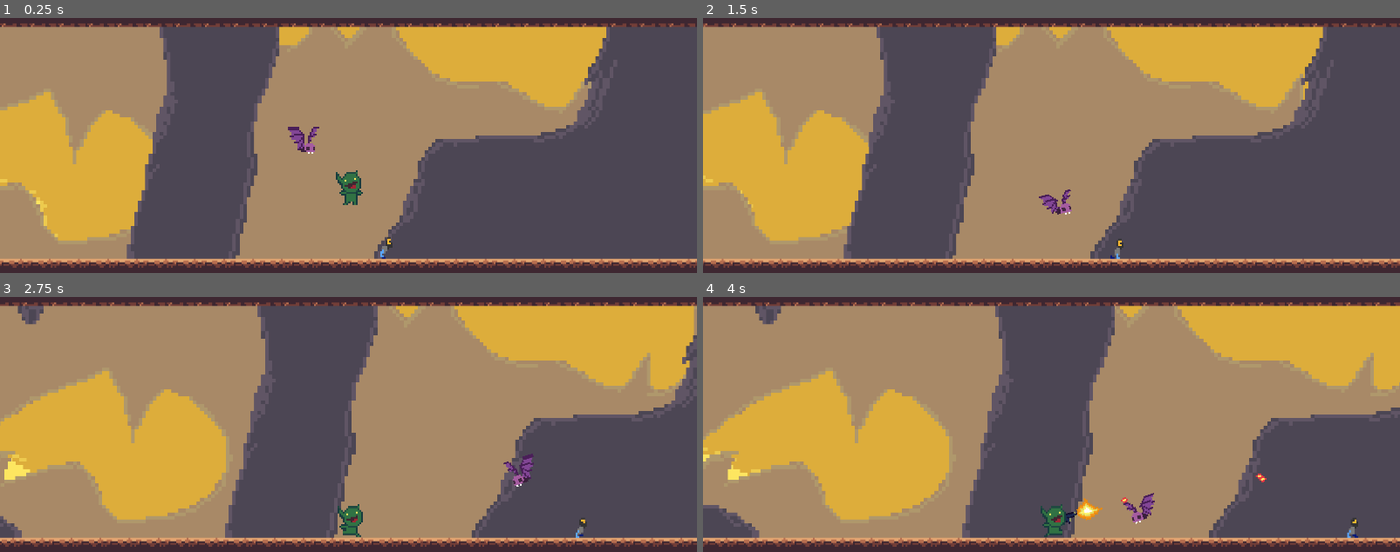
Above: before the commit, frames 1-4 (two rows, left to right).
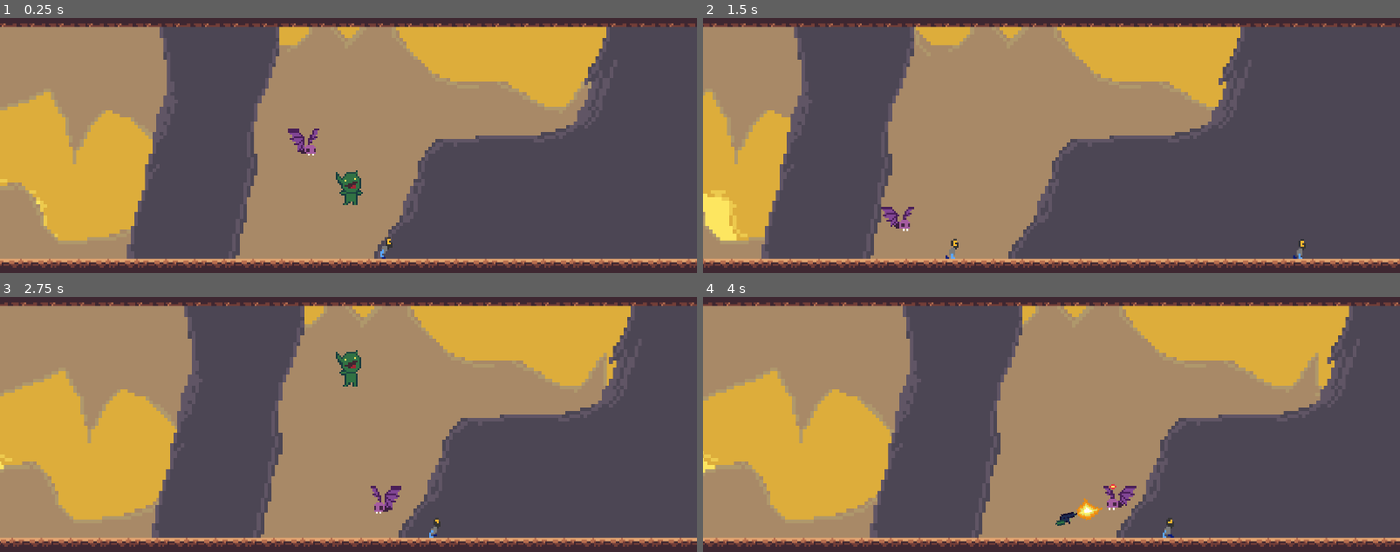
Above: after the commit, the same moments.

Repository: htimsekim/gobbo
Game: Godot game, scene res://src/levels/demo.tscn
Same seed, same stepped clock (60 frames per second), same inputs: the game is played once before the commit and once after it. This scene is started directly instead of the project's main scene.
Inputs (mouse positions are in pixels of both pictures, inside the frame that each line leads up to):
- Up to frame 1 (0.25 s): no input
- Up to frame 2 (1.5 s): move the mouse to (1204, 122) at 0.52 s; hold Right (move_right) 0.53-1.25 s; hold Ctrl (crouch) 0.53-1.25 s; click (1204, 122) at 0.67 s; tap Space (jump) at 0.77 s; drag from (912, 163) to (1051, 242) at 1.27 s
- Up to frame 3 (2.75 s): move the mouse to (418, 335) at 2.02 s; press the mouse at (418, 335) at 2.03 s; hold A (move_left) from 2.03 s (still down)
- Up to frame 4 (4 s): release A (move_left) at 2.75 s; release the mouse at (1121, 335) at 2.75 s; drag from (1016, 501) to (1225, 467) at 2.77 s; move the mouse to (1260, 480) at 3.52 s; hold Right (move_right) from 3.53 s (still down); hold Right mouse button (shoot) from 3.53 s (still down); tap Space (jump) at 3.77 s

The runs differ from the first frame. In frame 1, 0.2% of the frame differs, in the area x 41-46%, y 42-54%; in frame 2, 39%; in frame 3, 37%; in frame 4, 45%, in the area x 0-100%, y 2-98%.

Commit message:
enemy

Diff:
--- a/src/Objects/enemybat.gd
+++ b/src/Objects/enemybat.gd
@@ -1,11 +1,13 @@
-extends RigidBody2D
+class_name Enemy
+extends Character
+
 onready var player = Global.get_node("plyrInst")
 onready var direction = Vector2()
 onready var distance = 0
 onready var follow = false
 
 func _physics_process(delta): # Called every frame. _delta isn't used
-	direction = player.position - self.position # get direction / distance of player
+	direction = player.position - position # get direction / distance of player
 	# Determine whether to flip enemy image to face player
 	if direction.x > 0:
 		self.get_node("Sprite").set_flip_h(1) # Set Enemy facing right
@@ -15,13 +17,13 @@
 	distance = sqrt(direction.x * direction.x + direction.y * direction.y) 	# calculate distance from player
 
 	# If distance less than 150 then start Enemy following player
-	if distance < 150 and player.knockback == false:
+	if distance < 100 and player.knockback == false:
 		follow = true
 	else:
 		follow = false
 
 	if follow == true:
-		position += direction.normalized() * player.speed * delta #move enemy to player
+		move_and_collide(direction.normalized() * speed * delta) #move enemy to player
 		$AnimationPlayer.play("move")
 
 func damage(amount): #called from projectile amount is 1
--- a/src/Objects/enemybat.tscn
+++ b/src/Objects/enemybat.tscn
@@ -59,23 +59,20 @@
 "values": [ Vector2( 6.5, -2 ), Vector2( 6.5, -2 ), Vector2( 6.5, -2 ) ]
 }
 
-[sub_resource type="CapsuleShape2D" id=6]
+[sub_resource type="CapsuleShape2D" id=3]
 radius = 4.5216
 height = 5.55834
 
-[sub_resource type="CapsuleShape2D" id=7]
+[sub_resource type="CapsuleShape2D" id=4]
 radius = 7.94767
 height = 6.15006
 
-[node name="Enemy" type="RigidBody2D" groups=[
+[node name="Enemy" type="KinematicBody2D" groups=[
 "enemy",
 ]]
 z_index = 3
 collision_layer = 8
 collision_mask = 7
-gravity_scale = 0.0
-contacts_reported = 1
-contact_monitor = true
 script = ExtResource( 2 )
 
 [node name="Sprite" type="Sprite" parent="."]
Not shown: 4 places in src/Objects/enemybat.tscn that only renumber resources
